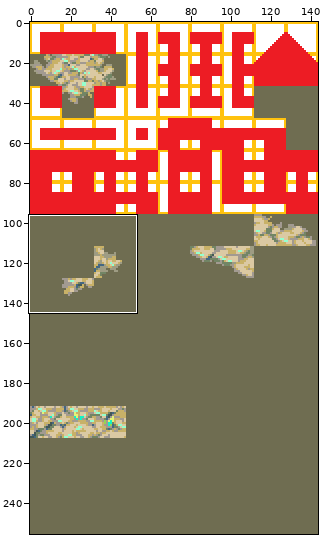
Sprite sheet: images/experimental/rpg/cobblestone.png. Above, an overview of the earlier version with the close-up marked.
Close-up. Before the commit:
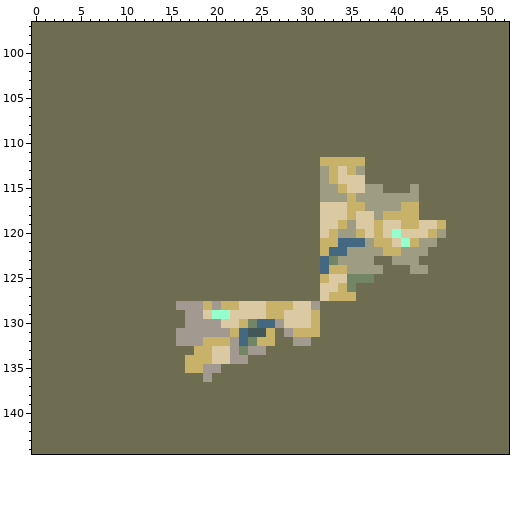
The file is 144x256 pixels. Shown: x 0..52, y 97..144. The commit also changed other parts of the picture, which this record leaves out.
New version:
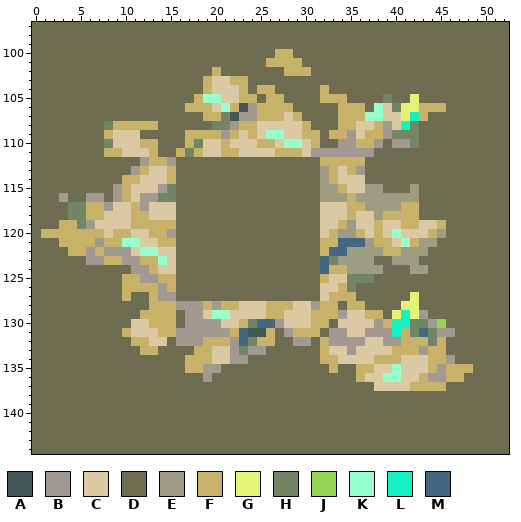
Palette (. is transparent): A #425857  B #a29a91  C #dbc9a3  D #6f6d51  E #9e9c83  F #c8b168  G #e3f377  H #728565  J #94d454  K #95ffcd  L #13f2c3  M #446782
Changes in this commit:
@@ x 0..52 @@
  99 DDDDDDDDDDDDDDDDDDDDDDDDDDDDDDDDDDDDDDDDDDDDDDDDDDDDD
-100 DDDDDDDDDDDDDDDDDDDDDDDDDDDDDDDDDDDDDDDDDDDDDDDDDDDDD
-101 DDDDDDDDDDDDDDDDDDDDDDDDDDDDDDDDDDDDDDDDDDDDDDDDDDDDD
-102 DDDDDDDDDDDDDDDDDDDDDDDDDDDDDDDDDDDDDDDDDDDDDDDDDDDDD
-103 DDDDDDDDDDDDDDDDDDDDDDDDDDDDDDDDDDDDDDDDDDDDDDDDDDDDD
-104 DDDDDDDDDDDDDDDDDDDDDDDDDDDDDDDDDDDDDDDDDDDDDDDDDDDDD
-105 DDDDDDDDDDDDDDDDDDDDDDDDDDDDDDDDDDDDDDDDDDDDDDDDDDDDD
-106 DDDDDDDDDDDDDDDDDDDDDDDDDDDDDDDDDDDDDDDDDDDDDDDDDDDDD
-107 DDDDDDDDDDDDDDDDDDDDDDDDDDDDDDDDDDDDDDDDDDDDDDDDDDDDD
-108 DDDDDDDDDDDDDDDDDDDDDDDDDDDDDDDDDDDDDDDDDDDDDDDDDDDDD
-109 DDDDDDDDDDDDDDDDDDDDDDDDDDDDDDDDDDDDDDDDDDDDDDDDDDDDD
-110 DDDDDDDDDDDDDDDDDDDDDDDDDDDDDDDDDDDDDDDDDDDDDDDDDDDDD
-111 DDDDDDDDDDDDDDDDDDDDDDDDDDDDDDDDDDDDDDDDDDDDDDDDDDDDD
-112 DDDDDDDDDDDDDDDDDDDDDDDDDDDDDDDDFFFFFDDDDDDDDDDDDDDDD
-113 DDDDDDDDDDDDDDDDDDDDDDDDDDDDDDDDEFCFEDDDDDDDDDDDDDDDD
-114 DDDDDDDDDDDDDDDDDDDDDDDDDDDDDDDDEFCCCDDDDDDDDDDDDDDDD
-115 DDDDDDDDDDDDDDDDDDDDDDDDDDDDDDDDEEFCCEEDDDEDDDDDDDDDD
-116 DDDDDDDDDDDDDDDDDDDDDDDDDDDDDDDDEEEFEEEEEEEDDDDDDDDDD
-117 DDDDDDDDDDDDDDDDDDDDDDDDDDDDDDDDCCCFFEEEEFFDDDDDDDDDD
-118 DDDDDDDDDDDDDDDDDDDDDDDDDDDDDDDDCCCFCCEFFFFDDDDDDDDDD
-119 DDDDDDDDDDDDDDDDDDDDDDDDDDDDDDDDCCFECCFCCFFCCFDDDDDDD
-120 DDDDDDDDDDDDDDDDDDDDDDDDDDDDDDDDCFEEFCFCKCCCFEDDDDDDD
-121 DDDDDDDDDDDDDDDDDDDDDDDDDDDDDDDDFFMMMEFFCKFEEDDDDDDDD
-122 DDDDDDDDDDDDDDDDDDDDDDDDDDDDDDDDFMMEEEEFFEEEDDDDDDDDD
-123 DDDDDDDDDDDDDDDDDDDDDDDDDDDDDDDDMHEEEEDDEEEDDDDDDDDDD
-124 DDDDDDDDDDDDDDDDDDDDDDDDDDDDDDDDMFFEEEEDDDEEDDDDDDDDD
-125 DDDDDDDDDDDDDDDDDDDDDDDDDDDDDDDDFCCHHHDDDDDDDDDDDDDDD
-126 DDDDDDDDDDDDDDDDDDDDDDDDDDDDDDDDCCFHDDDDDDDDDDDDDDDDD
-127 DDDDDDDDDDDDDDDDDDDDDDDDDDDDDDDDCFFFDDDDDDDDDDDDDDDDD
-128 DDDDDDDDDDDDDDDDBBBFBFFCCCFFFCCBDDDDDDDDDDDDDDDDDDDDD
-129 DDDDDDDDDDDDDDDDDBBCKKCCCCFFCCCFDDDDDDDDDDDDDDDDDDDDD
-130 DDDDDDDDDDDDDDDDDBBBBCCFHMMBCCCFDDDDDDDDDDDDDDDDDDDDD
-131 DDDDDDDDDDDDDDDDBBBBBBFMAAFDBFFFDDDDDDDDDDDDDDDDDDDDD
-132 DDDDDDDDDDDDDDDDBBBFFFBMHFFDDBBDDDDDDDDDDDDDDDDDDDDDD
-133 DDDDDDDDDDDDDDDDDDFFCCBHBBDDDDDDDDDDDDDDDDDDDDDDDDDDD
-134 DDDDDDDDDDDDDDDDDFFFCCBBDDDDDDDDDDDDDDDDDDDDDDDDDDDDD
-135 DDDDDDDDDDDDDDDDDFFBBDDDDDDDDDDDDDDDDDDDDDDDDDDDDDDDD
-136 DDDDDDDDDDDDDDDDDDDBDDDDDDDDDDDDDDDDDDDDDDDDDDDDDDDDD
-137 DDDDDDDDDDDDDDDDDDDDDDDDDDDDDDDDDDDDDDDDDDDDDDDDDDDDD
+100 DDDDDDDDDDDDDDDDDDDDDDDDDDDFFDDDDDDDDDDDDDDDDDDDDDDDD
+101 DDDDDDDDDDDDDDDDDDDDDDDDDDFFFFDDDDDDDDDDDDDDDDDDDDDDD
+102 DDDDDDDDDDDDDDDDDDDDFDDDDDDDFFFDDDDDDDDDDDDDDDDDDDDDD
+103 DDDDDDDDDDDDDDDDDDDFCCFFDDDDDDDDDDDDDDDDDDDDDDDDDDDDD
+104 DDDDDDDDDDDDDDDDDDDFCCCFDFFDDDDDFDDDDDDDDDDDDDDDDDDDD
+105 DDDDDDDDDDDDDDDDDDFKKCCFFDFFDDDDFFFDDDDHDDGDDDDDDDDDD
+106 DDDDDDDDDDDDDDDDDFFFCKFABFFFFDDDDDFFFDKCHGGFFFDDDDDDD
+107 DDDDDDDDDDDDDDDDDDDFFHABBFFFCFDDDDFFFKKCCGLFDDDDDDDDD
+108 DDDDDDDDHFFFFFDDDDDDHHBFFCCCCCFDDDFFCCFBCLHDDDDDDDDDD
+109 DDDDDDDDFCCCDDDDDFFFFBFCFCKKCCFFDFFBCFFBHHHDDDDDDDDDD
+110 DDDDDDDDHCCCFFDDDFHCCFCCCFFCKKCFDDBBFFBDBBHDDDDDDDDDD
+111 DDDDDDDDFFCCCFDDFHFCCFFCCCCFFFCBBBBBBBDDDDDDDDDDDDDDD
+112 DDDDDDDDDDDDBFFBDDDDDDDDDDDDDDDDFFFFFDDDDDDDDDDDDDDDD
+113 DDDDDDDDDDDBFCCFDDDDDDDDDDDDDDDDEFCFEDDDDDDDDDDDDDDDD
+114 DDDDDDDDDDFFCCCFDDDDDDDDDDDDDDDDEFCCCDDDDDDDDDDDDDDDD
+115 DDDDDDDDDBFCCCBHDDDDDDDDDDDDDDDDEEFCCEEDDDEDDDDDDDDDD
+116 DDDBDDBBDBFCBBHHDDDDDDDDDDDDDDDDEEEFEEEEEEEDDDDDDDDDD
+117 DDDDHHFFBCCFBCCCDDDDDDDDDDDDDDDDCCCFFEEEEFFDDDDDDDDDD
+118 DDDDHHFFCCCFFCCCDDDDDDDDDDDDDDDDCCCFCCEFFFFDDDDDDDDDD
+119 DDDFFHBCCCCFFFFFDDDDDDDDDDDDDDDDCCFECCFCCFFCCFDDDDDDD
+120 DFFFFFFFCFFCCFFBDDDDDDDDDDDDDDDDCFEEFCFCKCCCFEDDDDDDD
+121 DDDFFFFBFFKKCCFFDDDDDDDDDDDDDDDDFFMMMEFFCKFEEDDDDDDDD
+122 DDDDFFBFBBBCKKCCDDDDDDDDDDDDDDDDFMMEEEEFFEEEDDDDDDDDD
+123 DDDDDDBBFFBBFFKCDDDDDDDDDDDDDDDDMHEEEEDDEEEDDDDDDDDDD
+124 DDDDDDDDDDDBBFCCDDDDDDDDDDDDDDDDMFFEEEEDDDEEDDDDDDDDD
+125 DDDDDDDDDDFFBBFFDDDDDDDDDDDDDDDDFCCHHHDDDDDDDDDDDDDDD
+126 DDDDDDDDDDFFFFBFDDDDDDDDDDDDDDDDCCFHDDDDDDDDDDDDDDDDD
+127 DDDDDDDDDDFDDFBBDDDDDDDDDDDDDDDDCFFFDDDDDDGDDDDDDDDDD
+128 DDDDDDDDDDDDDFFFBBBFBFFCCCFFFCCBFFDFFDDDDGGDDDDDDDDDD
+129 DDDDDDDDDDDDFFFFDBBCKKCCCCFFCCCFFFBCCFFDGLGBDDDDDDDDD
+130 DDDDDDDDDDDCCFFFDBBBBCCFHMMBCCCFFDCCCCBFLLHHBJDDDDDDD
+131 DDDDDDDDDDFCCCFFBBBBBBFMAAFDBFFFDBBCCBBBLFHMHBBDDDDDD
+132 DDDDDDDDDDDFFCCDBBBFFFBMHFFDDBBDFBBBBCCBBFFFHFDDDDDDD
+133 DDDDDDDDDDDDFFDDDDFFCCBHBBDDDDDDFCCBCCCCFFFBFFDDDDDDD
+134 DDDDDDDDDDDDDDDDDFFFCCBBDDDDDDDDFFCCCCFFFCCCFFBDDDDDD
+135 DDDDDDDDDDDDDDDDDFFBBDDDDDDDDDDDDFDDFFCCKCCCFBFFFDDDD
+136 DDDDDDDDDDDDDDDDDDDBDDDDDDDDDDDDDDDDFCCKKCCFBBFFDDDDD
+137 DDDDDDDDDDDDDDDDDDDDDDDDDDDDDDDDDDDDDDCCCCFFFFDDDDDDD
 138 DDDDDDDDDDDDDDDDDDDDDDDDDDDDDDDDDDDDDDDDDDDDDDDDDDDDD
